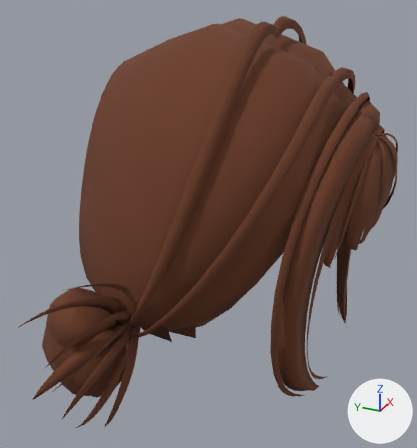
Renders of the glTF model art/characters/hair/full/hair_double_buns.glb from each side of a commit.
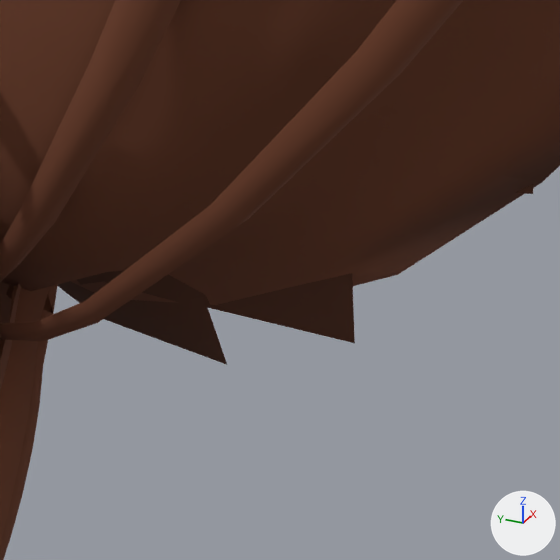
There are two pictures of each version: one whole from a 50 mm camera at (-0.882, -0.348, 1.204) aimed at (-0.025, 0.037, 0.775), one close up on the part from 31% to 56% of the width and 61% to 84% of the height. Arrows for +X, +Y and +Z are at lower right; the lights stay in place. The first two pictures are the older version. Vertices at exactly the same position are counted once.

In view in the first close-up: 'hair_double_buns'.
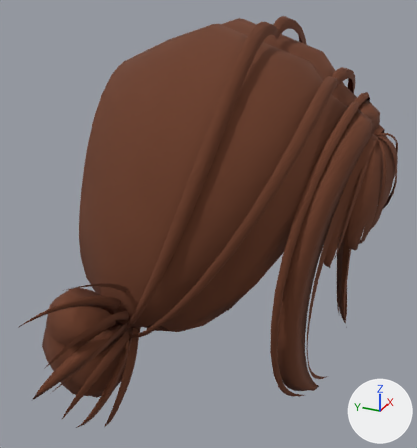
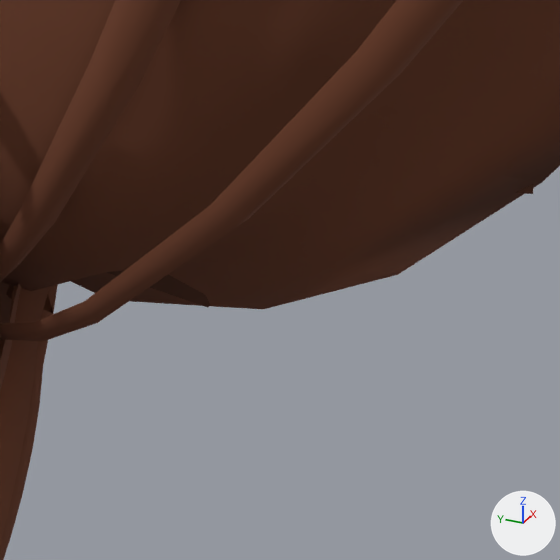
What differs and where, as boxes [x1, y1, x2, y2] in the close-ups (560 x 560 px):
part 1 of me_hair_double_buns, deleted (brown): before [58, 272, 355, 365]

The change in detail:
me_hair_double_buns is used by ob_hair_double_buns; location (0.0, 0.0, 0.0).
me_hair_double_buns had 2702 vertices, 4020 faces and spanned x -0.397..0.403, y -0.267..0.275, z 0.481..1.122.
me_hair_double_buns now has 2694 vertices, 4008 faces and spans x -0.397..0.403, y -0.267..0.275, z 0.481..1.122.
Part 1, on me_hair_double_buns:
8 vertices are removed from x -0.208..0.2, y -0.024..0.215, z 0.627..0.667.
12 faces are deleted.
